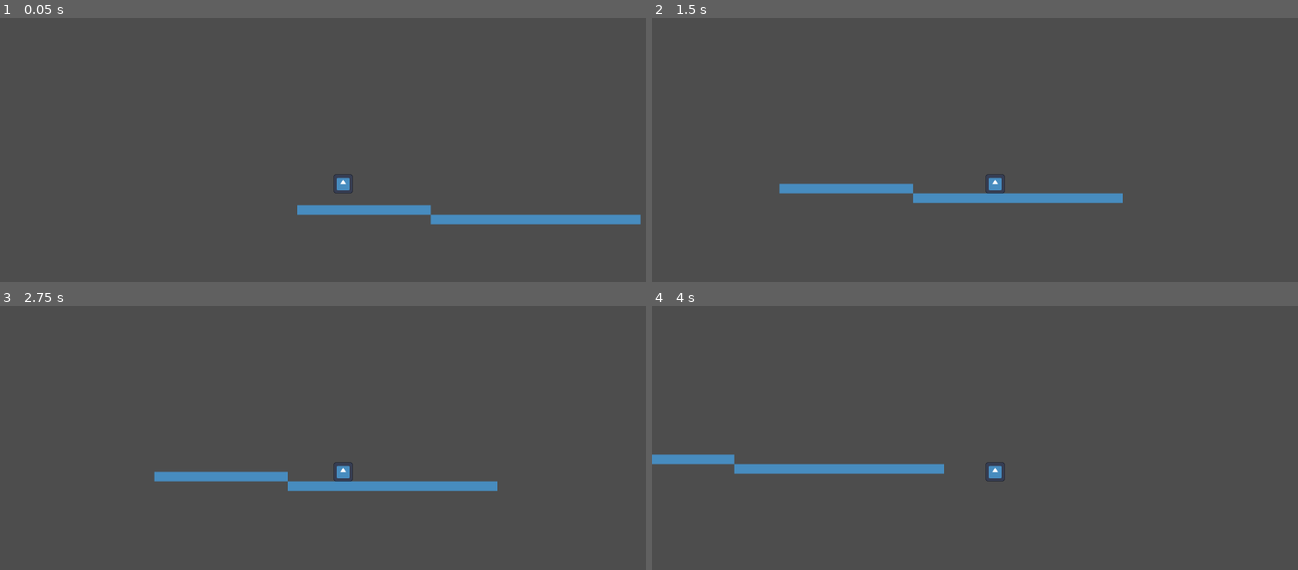
Above: before the commit, frames 1-4 (two rows, left to right).
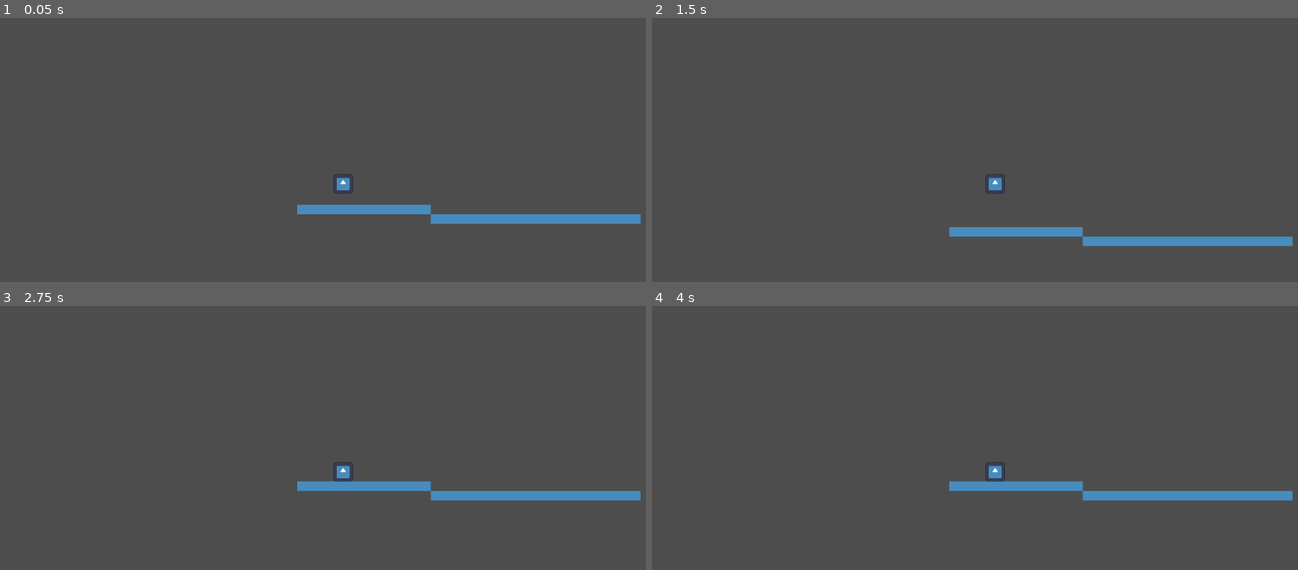
Above: after the commit, the same moments.

Repository: UndVasIstDas/GlobalGameJam2026
Game: Godot game, scene res://Levels/level1.tscn
Two runs of this game, one before a commit and one after it. Both use one fixed random seed, a clock stepped at 60 frames per second and the inputs below. The engine's default icon, where the game draws it, is replaced by a stand-in: a white triangle on a blue panel in a dark square.
Inputs:
- Up to frame 1 (0.05 s): no input
- Up to frame 2 (1.5 s): tap Enter (ui_accept) at 0.5, 0.6 s; hold Right (ui_right) from 0.53 s (still down); tap Space (Jump, bound only after the commit) at 0.77, 1.07 s; tap Shift (Power, bound only after the commit) at 0.8, 1.35 s
- Up to frame 3 (2.75 s): tap Space (Jump, bound only after the commit) at 1.52, 1.55, 1.82, 2.1 s; release Right (ui_right) at 2.03 s; hold Left (ui_left) from 2.03 s (still down); tap Enter (ui_accept) at 2.3 s
- Up to frame 4 (4 s): release Left (ui_left) at 2.78 s; hold Right (ui_right) from 2.78 s (still down); tap Enter (ui_accept) at 2.85 s; tap Space (Jump, bound only after the commit) at 3.02, 3.32, 3.77, 3.8 s; tap Shift (Power, bound only after the commit) at 3.05, 3.6 s

The runs differ from the first frame. In frame 1, 0.3% of the frame differs, in the area x 46-100%, y 70-79%; in frame 2, 4.0%, in the area x 19-100%, y 62-87%; in frame 3, 2.5%; in frame 4, 3.8%.

Commit message:
Added upgrades and changed physics

Diff:
--- a/Levels/player.gd
+++ b/Levels/player.gd
@@ -1,25 +1,64 @@
 extends CharacterBody2D
 
+# Player Physics Properties
+@export_category("Player Physics Properties")
+@export var SPEED = 300.0
+@export var JUMP_FORCE = 500.0
+@export var GRAVITY = 20
 
-const SPEED = 300.0
-const JUMP_VELOCITY = -400.0
+# Player Abilities
+@export_category("Player Abilities")
+@export var ability = 0 # ["None", "Double Jump", "Speed", "Ram"]
 
+@export var max_speed_duration = 2
+var speed_duration = 0
+@export var speed_multiplier = 1.5
 
-func _physics_process(delta: float) -> void:
+@export var max_ram_duration = 2
+var ram_duration = 0
+
+func _process(_delta):
+	handle_abilities()
+	movement(_delta)
+
+func handle_abilities():
+	if Input.is_action_just_pressed("Power"):
+		if ability == 1 and not is_on_floor():
+			velocity.y = -JUMP_FORCE
+			ability = 0
+		elif ability == 2:
+			speed_duration = max_speed_duration
+			ability = 0
+		elif ability == 3:
+			ram_duration = max_ram_duration
+			ability = 0
+
+func movement(_delta):
 	# Add the gravity.
-	if not is_on_floor():
-		velocity += get_gravity() * delta
+	if !is_on_floor():
+		velocity.y += GRAVITY
 
-	# Handle jump.
-	if Input.is_action_just_pressed("ui_accept") and is_on_floor():
-		velocity.y = JUMP_VELOCITY
+	jump()
 
 	# Get the input direction and handle the movement/deceleration.
-	# As good practice, you should replace UI actions with custom gameplay actions.
-	var direction := Input.get_axis("ui_left", "ui_right")
+
+	var direction := Input.get_axis("Left", "Right")
+
+	var modified_speed = SPEED
+	if speed_duration > 0:
+		modified_speed = SPEED * speed_multiplier
+		speed_duration -= _delta
+	else:
+		speed_duration = 0
+
 	if direction:
-		velocity.x = direction * SPEED
+		velocity.x = direction * modified_speed
 	else:
-		velocity.x = move_toward(velocity.x, 0, SPEED)
+		velocity.x = move_toward(velocity.x, 0, modified_speed)
 
 	move_and_slide()
+
+func jump():
+	if Input.is_action_just_pressed("Jump"):
+		if is_on_floor():
+			velocity.y = -JUMP_FORCE
--- a/project.godot
+++ b/project.godot
@@ -20,6 +20,29 @@
 version_control/plugin_name="GitPlugin"
 version_control/autoload_on_startup=true
 
+[input]
+
+Left={
+"deadzone": 0.2,
+"events": [Object(InputEventKey,"resource_local_to_scene":false,"resource_name":"","device":-1,"window_id":0,"alt_pressed":false,"shift_pressed":false,"ctrl_pressed":false,"meta_pressed":false,"pressed":false,"keycode":0,"physical_keycode":65,"key_label":0,"unicode":97,"location":0,"echo":false,"script":null)
+]
+}
+Right={
+"deadzone": 0.2,
+"events": [Object(InputEventKey,"resource_local_to_scene":false,"resource_name":"","device":-1,"window_id":0,"alt_pressed":false,"shift_pressed":false,"ctrl_pressed":false,"meta_pressed":false,"pressed":false,"keycode":0,"physical_keycode":68,"key_label":0,"unicode":100,"location":0,"echo":false,"script":null)
+]
+}
+Jump={
+"deadzone": 0.2,
+"events": [Object(InputEventKey,"resource_local_to_scene":false,"resource_name":"","device":-1,"window_id":0,"alt_pressed":false,"shift_pressed":false,"ctrl_pressed":false,"meta_pressed":false,"pressed":false,"keycode":0,"physical_keycode":32,"key_label":0,"unicode":32,"location":0,"echo":false,"script":null)
+]
+}
+Power={
+"deadzone": 0.2,
+"events": [Object(InputEventKey,"resource_local_to_scene":false,"resource_name":"","device":-1,"window_id":0,"alt_pressed":false,"shift_pressed":false,"ctrl_pressed":false,"meta_pressed":false,"pressed":false,"keycode":0,"physical_keycode":4194325,"key_label":0,"unicode":0,"location":0,"echo":false,"script":null)
+]
+}
+
 [physics]
 
 3d/physics_engine="Jolt Physics"
